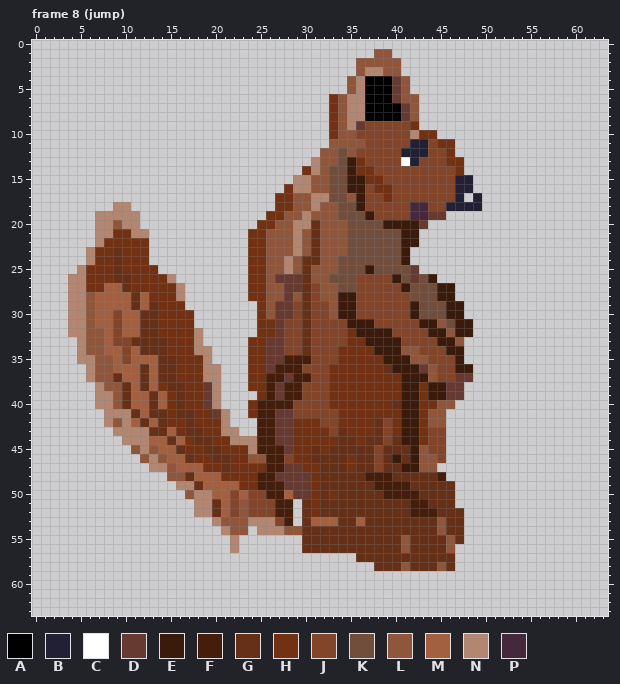
Pixel-art file, stored at code/sprites/orava.aseprite. The first picture shows the starting point.
64x64 pixels, 26 frames. Shown: frame 8 (jump). The commit also changed other frames, which this record leaves out.
Palette (. is transparent): A #000000  B #222034  C #ffffff  D #663931  E #391a0b  F #451e0b  G #653017  H #713112  J #824529  K #714d3c  L #8f563b  M #a26041  N #b28670  P #45283c
Pixels before, frame 8 (jump) (only the part around the change), first column x 0:
 0 ................................................................
 1 ......................................LL........................
 2 ....................................LLLLL.......................
 3 ....................................LNNLL.......................
 4 ...................................LNAAADL......................
 5 ...................................LNAAADL......................
 6 .................................HLNNAAADLL.....................
 7 .................................HLNNAAAADL.....................
 8 .................................HLNNAAAADL.....................
 9 .................................HLNDJJJJJH.....................
10 .................................HLLJJJJJJNHH...................
11 .................................LLLLJJJJJBBJHH.................
12 ................................LLKLJJJJJBBBJJH.................
13 ...............................NLLKEHJJJJCBJJJHH................
14 ..............................HNLKKEHHJJJJJJJJJH................
15 .............................NNLLKKEEHHJJJJJJJJBB...............
16 ............................HNNLLKKEEJHHJJJJJJJBB...............
17 ...........................HHLLNNKKLEJJHJJJJJJJB.B..............
18 .........NN................HHLLNLLKKEJJJJJPPJJBBBB..............
19 .......NNNNN..............HHLLNLLLKKKEJJJJPPDD..................
20 .......NNLNN.............HHLLNNGLLLKKKKEEEED....................
21 .......NNHHNN...........HHLLLNLGLLLKKKKKKEE.....................
22 .......NHHHHH...........HHLLLNLGLLLKKKKKKEE.....................
23 ......NHHGHHH...........HHLLLNLGLLLKKKKKKE......................
24 ......NHHGHHH...........HHLLNLGGLLKKKKKKKE......................
25 .....NHHHGHHHH..........HHLLNLGLLLKKKEKKKKD.....................
26 ....NNHHHGGHHHHN........HHLDDDGLLKKKJJJJEKDKE...................
27 ....NNHHMMGHHHHHN.......HHLLDDGJLLKKJJJJJEKKKEE.................
28 ....NNLMMMMGMHHHN.......HHLLDLGJLLEEJJJJJJKKKEE.................
29 ....NNLMMMMGMGHHH........HLDDJGJJLEEJJJJJJEKKKEE................
30 ....NNLMMJMMGGHHHH.......HLDDJGJJLEEJJJJJJEKKKEE................
31 ....NNLMMJMMGGHHHH.......HHDJJGJJJJEEEJJJJJEELKEE...............
32 ....NNLLMJMMGGHHHHN......HHDJJGJJJJHEEEEJJJJEELEE...............
33 .....NLLMJJGGGGHHHN.....HHDDJJGJJJJHHEEEEJJJJEEL................
34 .....NLLMMJMGGGHHHNN....HHDDJJGJJJHHHHEEELLJJJEE................
35 .....NNLLMJMMMGGHHHN....HHDDFFFJJJHHHHHEEELLJJJE................
36 ......NLLMMMGMGGHHHNN...HHDFFFJJJHHHHHHGEEEDLJJEE...............
37 ......NLLGMMGMGGHHHNN...HHFFDFFJJHHHHHHHHEEELJJDD...............
38 .......NLLGMGMHGGHHDN...HHFDFFJJJHHHHHHHHEEHEEDD................
39 .......NNLGMMGMHGHHDN....HFDFFJJJHHHHHHHHEEHEEDD................
40 .......NNLGMMGMHGHHDN...HFFFFJJJJHHHHHHHGEEHHLL.................
41 ........NNNGMGGHGGHHDN..HFFDDJJJJJHHHHHHHEEHLL..................
42 ........NLNMGMGHHGHHHN...FFDDHHHJJHHHHGJHEEHLL..................
43 .........NNNNGGMHGGHHNN..FFDDHHHHJGHHHGJHEEHJJ..................
44 ..........NNNMMGMHGGHHNNNFFDDHHHHHGGHGGJGEEHJJ..................
45 ...........LNLMMGHHGGHHHNFFFDHHGHGGGGGJGGGELJJ..................
46 ............LNLMMGHHGGHHLLFFJHHGGGGHGGJGEGELLJ..................
47 .............NNLMMMHHGHHHHFFDDHHGGGHGGJGGEELL...................
48 ...............LLGMMMHHHHFFDDDDHGGGGGFFFGGGGGF..................
49 ................NNGMMMMHHFFFDDDHGGGGGGFFFFGGGGG.................
50 .................LNNMMJMJJFFMDDHGHGGGGGFFFFGGGG.................
51 ..................NNGMJLJJJFF.GHGGGGGGGGGGFFGGG.................
52 ..................NNGMJLJJJFF.GHGGGGGGGGGGFFFGGG................
53 ....................NLLLNNNJF.GMMMGGMGGGGGGGGLGG................
54 .....................NLL.NNNLLGGGGGGGGGGGGGGGLGG................
55 ......................N.......GGGGGGGGGGGLGGGGLG................
56 ......................N.......GGGGGGGGGGGLGGGGL.................
57 ....................................GGGGGGGGGGG.................
58 ......................................GGGLGGGLG.................
Once edited:
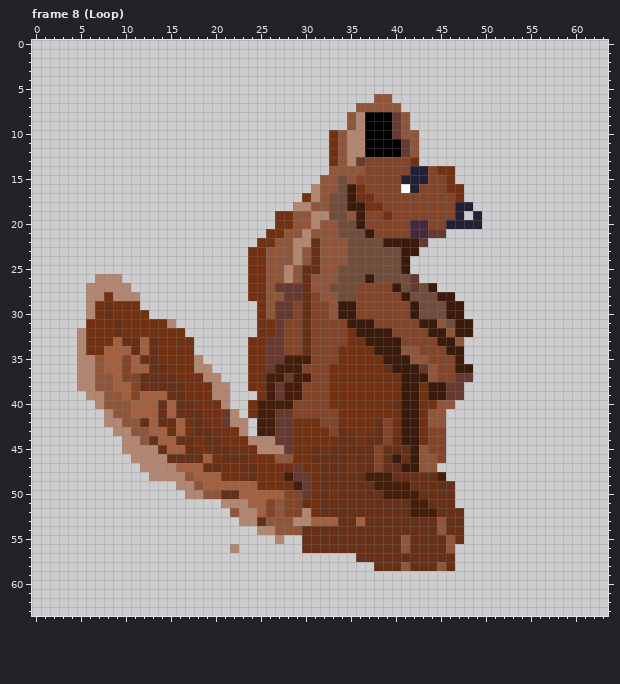
Edits made:
Changed rows in their new state; - is an unchanged pixel.
Frame 8 (Loop):
first column x 4:
 1 ----------------------------------..----------
 2 --------------------------------.....---------
 3 --------------------------------.....---------
 4 -------------------------------.......--------
 5 -------------------------------.......--------
 6 -----------------------------.....LL...-------
 7 -----------------------------...LLLLL..-------
 8 -----------------------------..L----DL.-------
 9 -----------------------------..LNAAADL.-------
10 -------------------------------NNAAADLL..-----
11 -----------------------------H-NNAAAADL....---
12 ----------------------------.HLNNAAAADL....---
13 ---------------------------..HLND----JH.....--
14 --------------------------...LLLLJ----BB-HH.--
15 -------------------------...-L-LJJJ--BBB--H..-
16 ------------------------...N-L--H-JJ-CB---HH.-
17 -----------------------...H-L--EHH-J-------H-.
18 -----..----------------..NNL-K-E-HH---JJ--J--.
19 ---.....--------------.-H-LNNK-LEJ-H--JJJJJB-B
20 ---.....-------------..HHLLN--K-EJJJJJPPJJBBBB
21 ---......-----------..HH-LNL--K--EJJJJPPDD----
22 ---......-----------.-H---N--------EE--D------
23 --.......-----------------------------E-------
24 --.......---------------LNL---L---------------
25 -.........-----------------G-----K---E.-------
26 ...NNN......-----------LNL---L--KEKKK--..-----
27 ..NNNNN......----------D---L-K------EKD-E..---
28 ..NNHNNN.....------------D----KK-----E--------
29 ..NHGHHH.....---------------------------------
30 ..NHGHHHH.....--------------------------------
31 ..HHHGHHHH-N..--------------------------------
32 .-HHHGHHHH---..-------------------------------
33 --HHHMG-M-H---.-------------------------------
34 --HH--MGM-H---..------------------------------
35 ----M---GGHH--N.------------------------------
36 -N--M-J-MG-H--N-.-----------------------------
37 -N---MJJ-G------------------------------------
38 -NNL-MMJ-GG----H-N----------------------------
39 --N-L-MJ-M-G---H-N----------------------------
40 ----L-L--MGM-G-HHN----------------------------
41 -----LLM-M-M--G-HDN---------------------------
42 -----NLL---GMHG--DNN--------------------------
43 -------LLMMGMH-G-HHN--------------------------
44 --------LG-MGGH-G-HH-NN-----------------------
45 ------NN-NG-MG-H-G--HNNN----------------------
46 -------NN-NGG-GMH-GGHHHLL---------------------
47 --------N--N---GGH-GG-HHH---------------------
48 ---------NNNNL------GHHHF---------------------
49 --------------L----MMHHHHF--------------------
50 -------------N-LLGG-MMMMJJ--------------------
51 --------------...NNNMM-LJJ--------------------
52 --------------....LNNM-LJJN-------------------
53 ----------------...N-GLLLNN-------------------
54 -----------------...---L----------------------
55 ------------------.----N----------------------
Where, in picture pixels (left, top, right, bottom), the same in both pictures:
changed: (68, 49, 482, 544)
